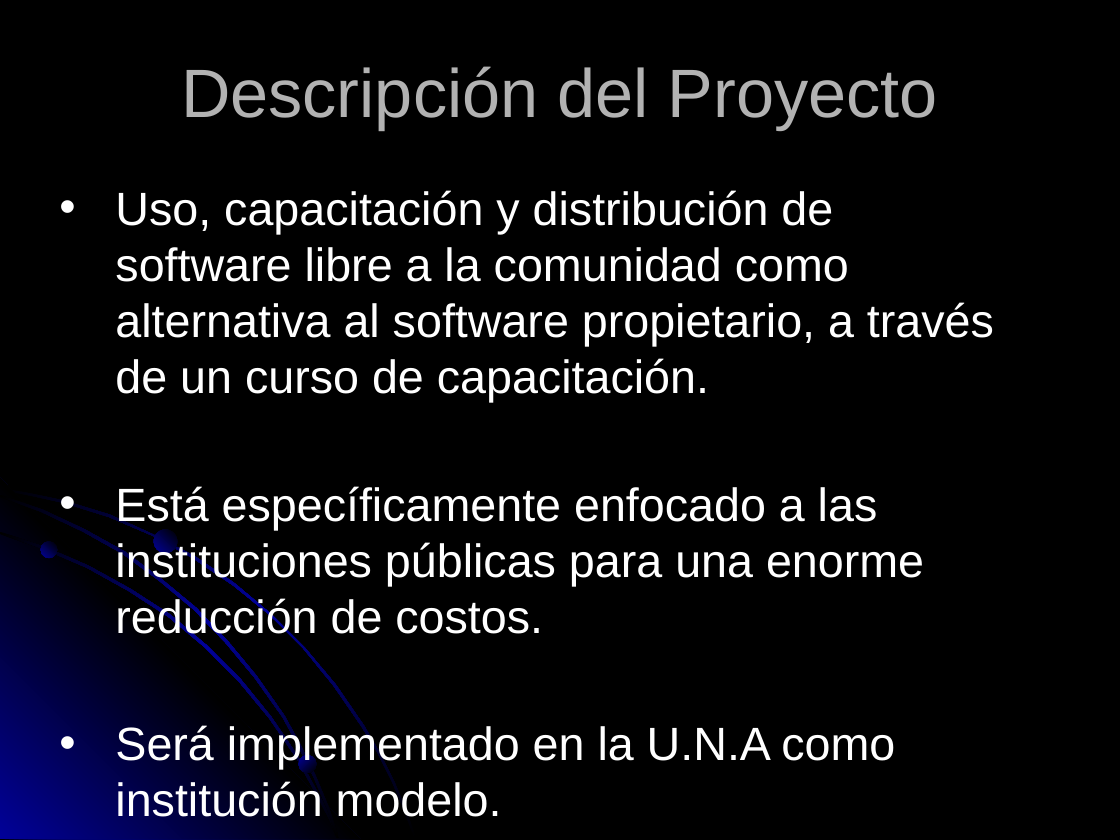
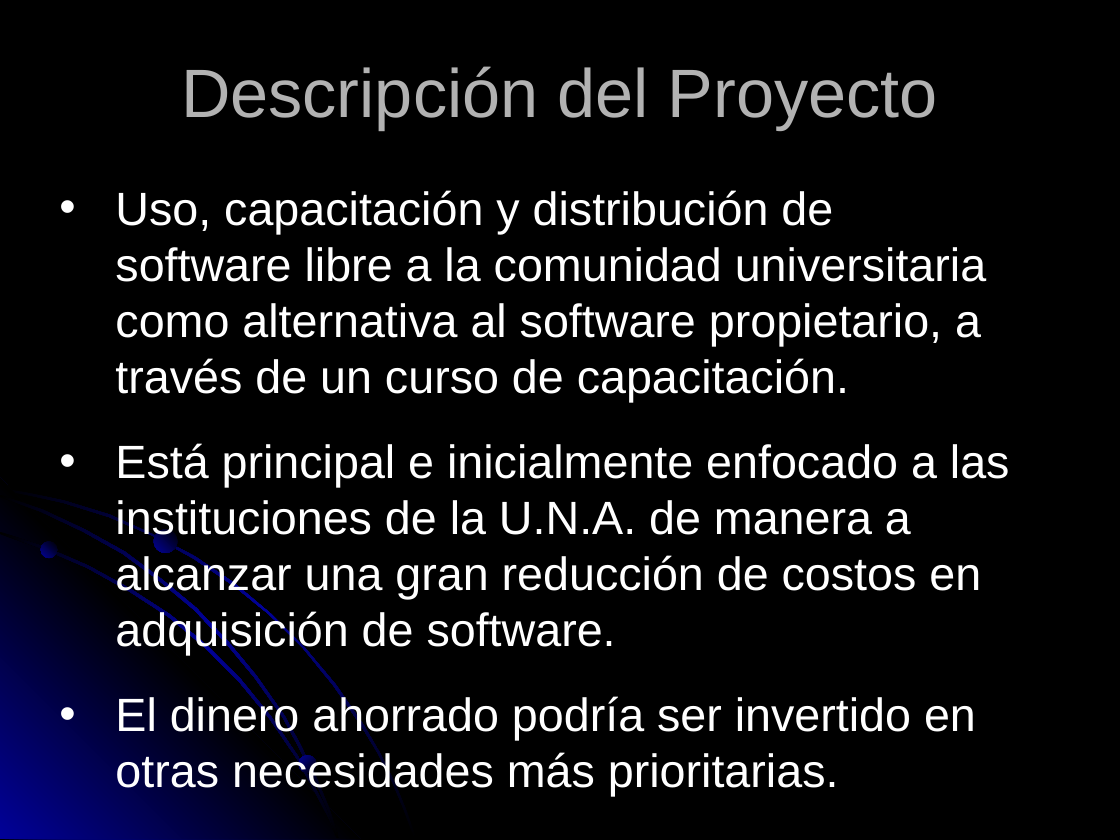
Before and after one commit to ghuttemann/sw-libre-aa, a slide deck: slide 2 of AikuaaPora.ppt. Drawn at 1120x840 pixels with LibreOffice and Linux fonts; fonts in the diff are those of the drawing. Boxes give left, top, right and bottom in pixels: in the first picture for what was removed or moved away, otherwise in the second. Text is boxed around its words. In the diff, an @@ line names an element or a change of style, - is before the commit and + after.

```diff
--- a/AikuaaPora.ppt
+++ b/AikuaaPora.ppt
@@ text at <box>115,190,1010,796</box>: text changed @@
-• Uso, capacitación y distribución de software libre a la comunidad como alternativa al software propietario, a través de un curso de capacitación.
-• Está específicamente enfocado a las instituciones públicas para una enorme reducción de costos.
-• Será implementado en la U.N.A como institución modelo.
+• Uso, capacitación y distribución de software libre a la comunidad universitaria como alternativa al software propietario, a través de un curso de capacitación.
+• Está principal e inicialmente enfocado a las instituciones de la U.N.A. de manera a alcanzar una gran reducción de costos en adquisición de software.
+• El dinero ahorrado podría ser invertido en otras necesidades más prioritarias.
```
Also in this commit, not shown: 7 other slides changed.
